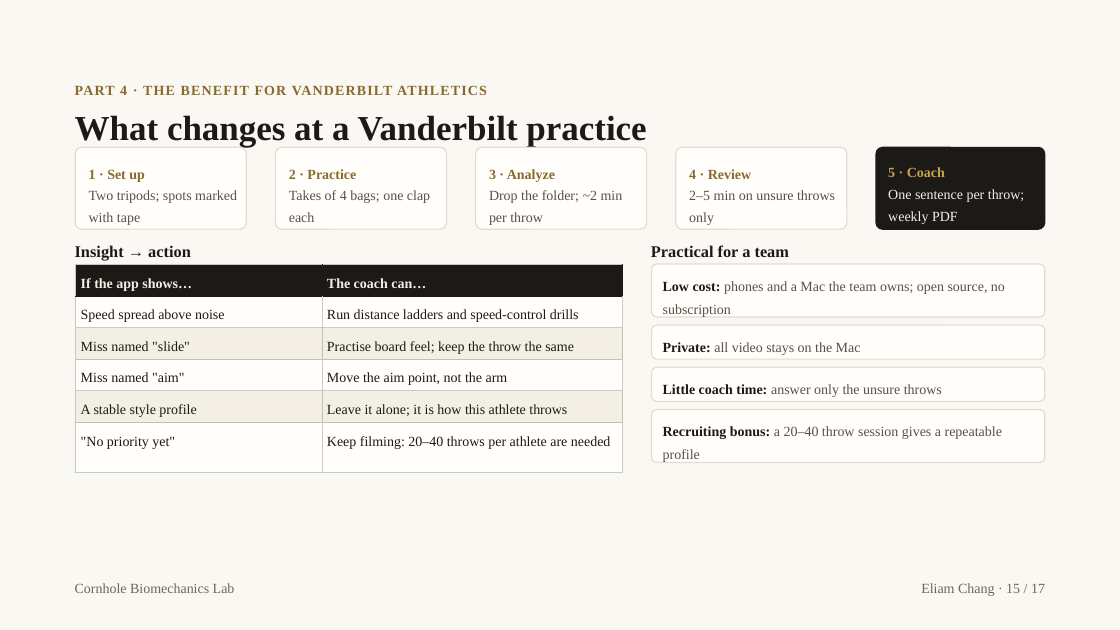
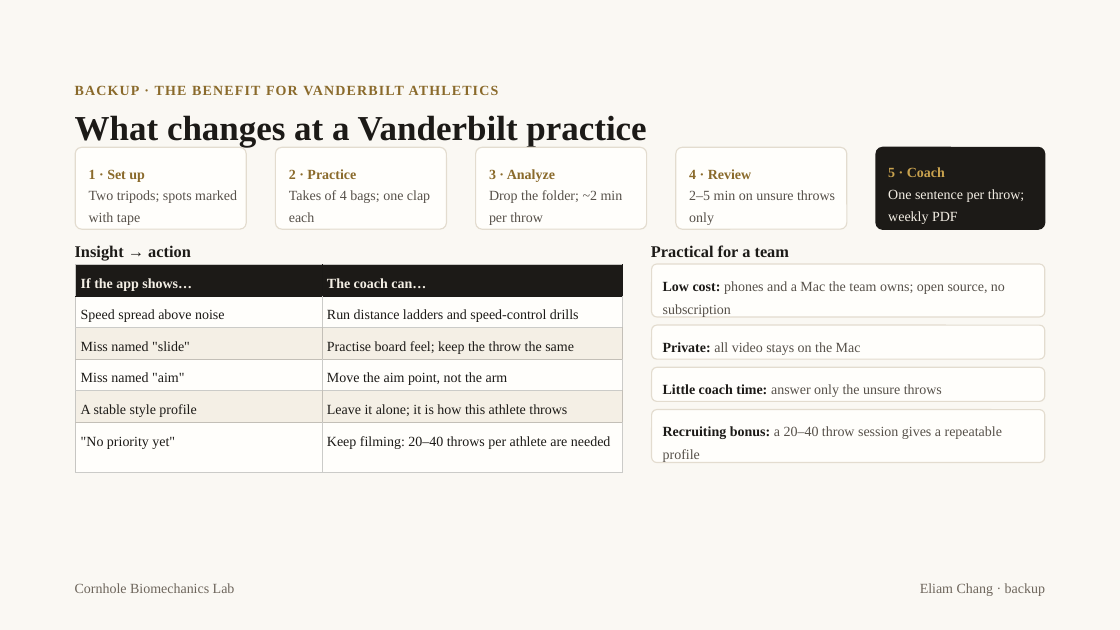
Before and after one commit to Berkonas/CornHoleBiomech, a slide deck: slide 20 of docs/presentation/Cornhole Biomechanics Lab - Final.pptx (slide 15 before the commit). Drawn at 1120x630 pixels with LibreOffice and Linux fonts; fonts in the diff are those of the drawing; background and template pictures are left out. Boxes give left, top, right and bottom in pixels: in the first picture for what was removed or moved away, otherwise in the second. Text is boxed around its words. In the diff, an @@ line names an element or a change of style, - is before the commit and + after.

```diff
--- a/docs/presentation/Cornhole Biomechanics Lab - Final.pptx
+++ b/docs/presentation/Cornhole Biomechanics Lab - Final.pptx
@@ text at (75, 85, 499, 95): text changed @@
-PART 4 · THE BENEFIT FOR VANDERBILT ATHLETICS
+BACKUP · THE BENEFIT FOR VANDERBILT ATHLETICS
@@ text at (920, 583, 1045, 596): text changed @@
-Eliam Chang · 15 / 17
+Eliam Chang · backup
```
Also in this commit, not shown: 15 other slides changed, 3 slides added, 14 other files.
